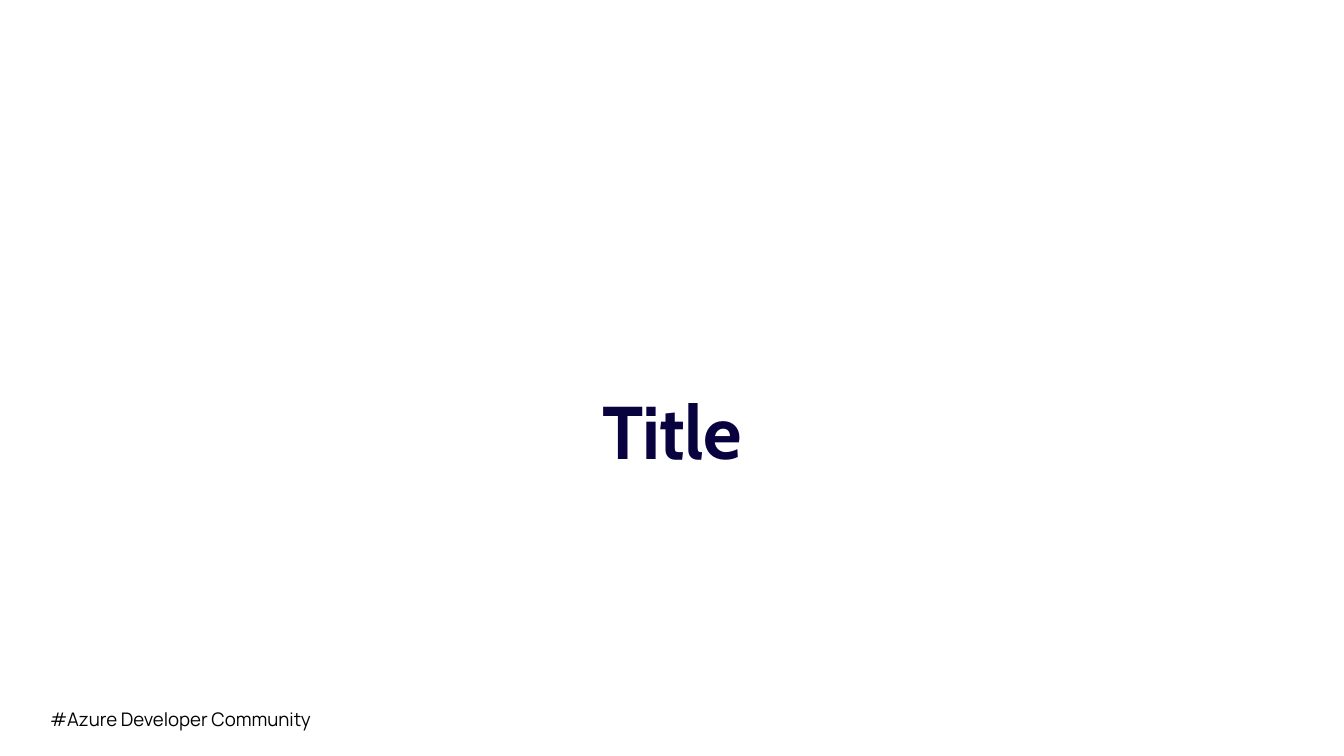
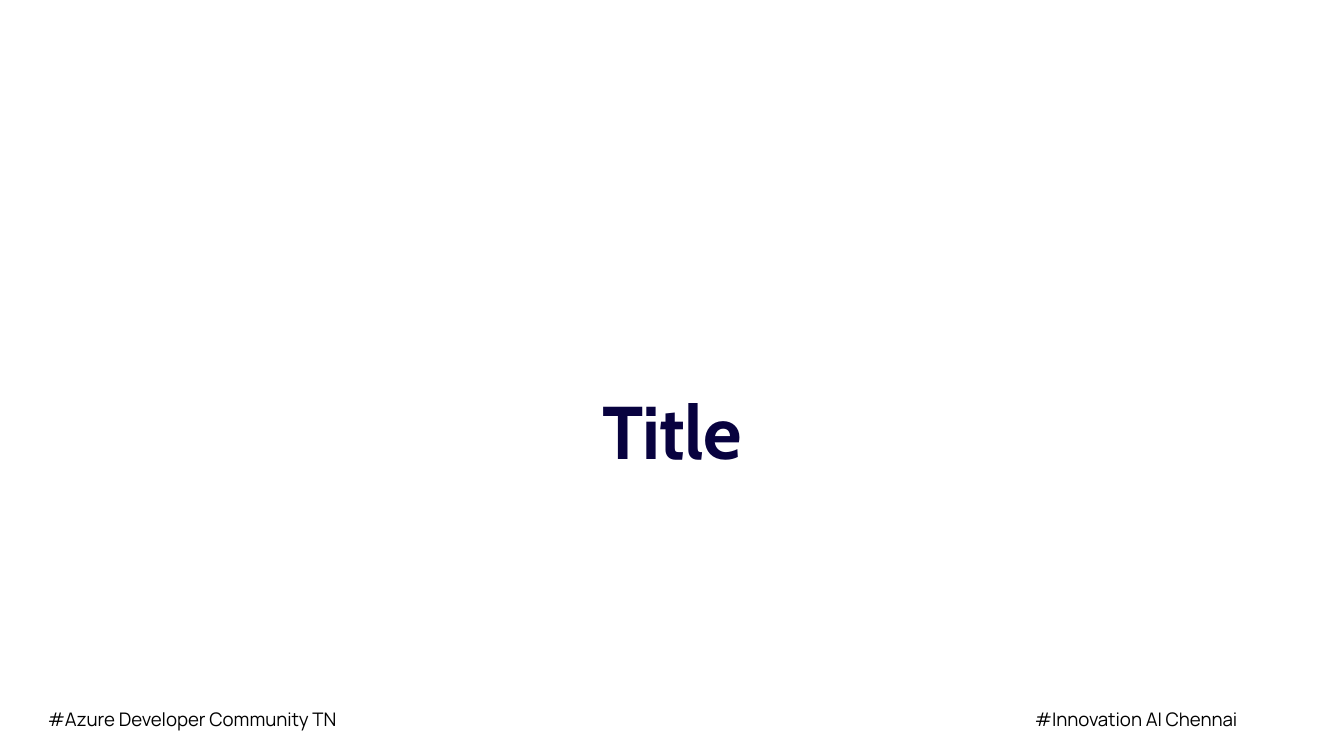
Before and after one commit to navaneeth20/Azure-Developer-Community, a slide deck: slide 5 of Az Community Template.pptx. Drawn at 1344x756 pixels with LibreOffice and Linux fonts; fonts in the diff are those of the drawing. Boxes give left, top, right and bottom in pixels: in the first picture for what was removed or moved away, otherwise in the second. Text is boxed around its words. In the diff, an @@ line names an element or a change of style, - is before the commit and + after.

```diff
--- a/Az Community Template.pptx
+++ b/Az Community Template.pptx
@@ text at (x1=48, y1=712, x2=336, y2=731): text changed @@
-#Azure Developer Community
+#Azure Developer Community TN
@@ text added at (x1=1035, y1=712, x2=1238, y2=727), 10 pt, text #000000 @@
+#Innovation AI Chennai
```
Also in this commit, not shown: 2 other slides changed, 3 slides added, 3 slides removed, 1 other file.
